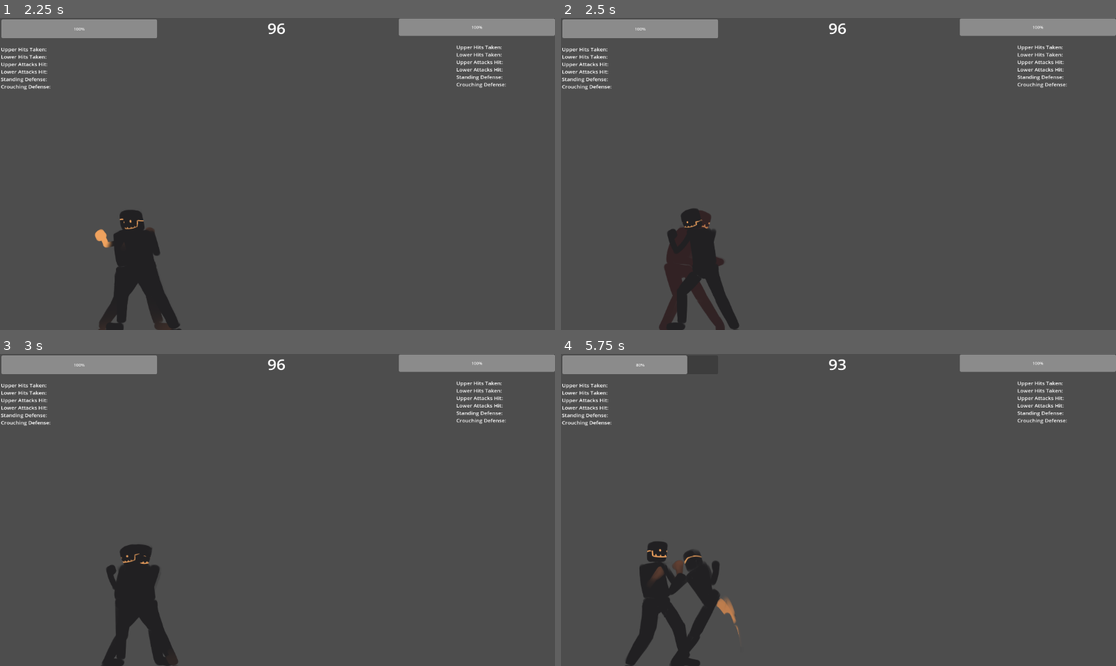
Above: before the commit, frames 1-4 (two rows, left to right).
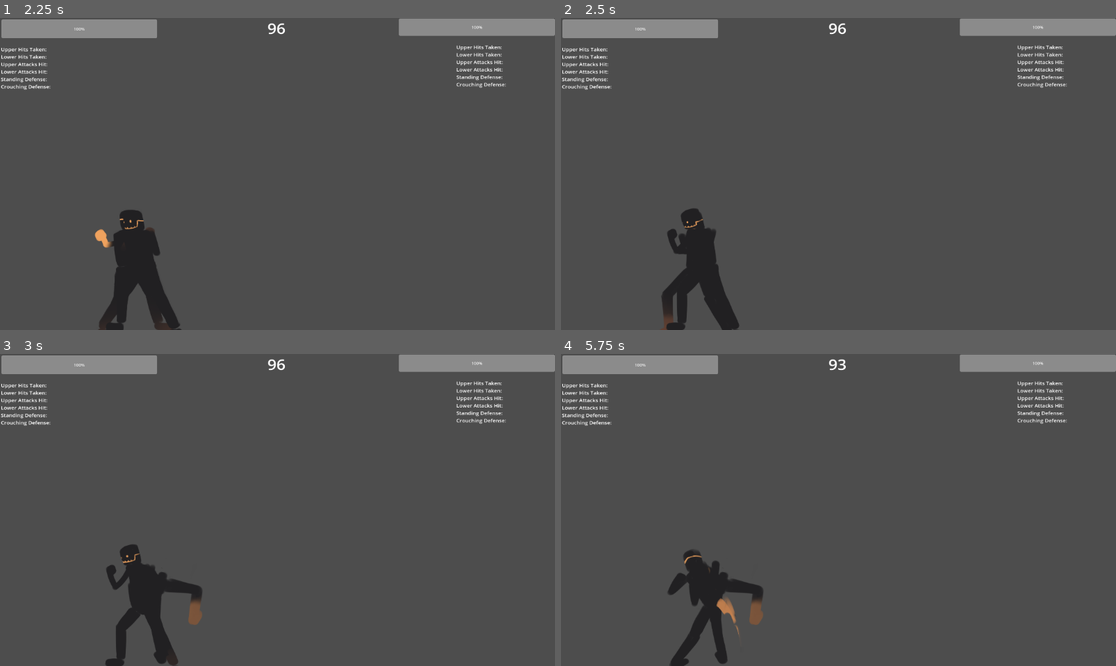
Above: after the commit, the same moments.

Repository: Cristopher-Artacho-WVSU/Neuro-Fighter
Game: Godot game, scene res://Levels/Simulationv2.0.tscn
Two runs of this game, one before a commit and one after it. Both use one fixed random seed, a clock stepped at 60 frames per second and the inputs below.
Inputs (mouse positions are in pixels of both pictures, inside the frame that each line leads up to):
- Up to frame 1 (2.25 s): tap Enter (ui_accept) at 0.5 s; move the mouse to (399, 158) at 0.52 s; hold Right (right_movement) 0.53-2.03 s; tap C (kick) at 0.6 s; tap Up (jump) at 0.77, 1.07, 1.52, 1.55, 1.82, 2.1 s; tap X (punch) at 0.8, 1.35 s; move the mouse to (166, 189) at 1.27 s; move the mouse to (333, 105) at 2.02 s; hold Left (left_movement) from 2.03 s (still down)
- Up to frame 2 (2.5 s): keep holding Left (left_movement); tap C (kick) at 2.3 s
- Up to frame 3 (3 s): move the mouse to (249, 572) at 2.77 s; release Left (left_movement) at 2.78 s; hold Right (right_movement) from 2.78 s (still down); tap Down (crouch) at 2.85 s
- Up to frame 4 (5.75 s): tap Up (jump) at 3.02, 3.32, 3.77, 3.8, 4.07, 4.52, 4.82 s; tap X (punch) at 3.05, 4.35, 5.3 s; move the mouse to (1005, 556) at 3.52 s; tap C (kick) at 3.6, 4.55, 5.1 s; move the mouse to (672, 463) at 4.27 s; release Right (right_movement) at 4.28 s; hold Left (left_movement) 4.28-5.03 s; move the mouse to (866, 510) at 5.02 s; hold Right (right_movement) from 5.03 s (still down)

Frame 1 is identical in both runs. In frame 2, 1.0% of the frame differs, in the area x 17-31%, y 61-100%; in frame 3, 1.3%; in frame 4, 3.2%, in the area x 11-37%, y 0-100%.

Commit message:
fixed player stuck on hurt

Diff:
--- a/Scripts/Controllers/PlayerCharacter1/PlayerCharacter1_Controller.gd
+++ b/Scripts/Controllers/PlayerCharacter1/PlayerCharacter1_Controller.gd
@@ -1,6 +1,6 @@
 extends CharacterBody2D
 
-# Constants
+# CONSTANTS
 var GRAVITY = ProjectSettings.get_setting("physics/2d/default_gravity")
 const DEFENSE_TRIGGER_TIME = 1.0
 const BASE_SPEED: float = 300.0
@@ -11,14 +11,14 @@
 const JUMP_FORCE: float = -1200.0
 const HIT_THRESHOLD = 10.0
 
-# Node references
+# NODE REFERENCES
 @onready var animation = $AnimationPlayer
 @onready var characterSprite = $AnimatedSprite2D
 @onready var enemy = get_parent().get_node("NPCCharacter1") as Node2D
 @onready var hurtboxes = [$Hurtbox_LowerBody, $Hurtbox_UpperBody]
 @onready var hitboxes = [$Hitbox_LeftFoot, $Hitbox_LeftHand, $Hitbox_RightFoot, $Hitbox_RightHand]
 
-# State variables
+# STATE VARIABLES
 var is_jumping := false
 var is_hurt := false
 var is_crouching := false
@@ -26,85 +26,96 @@
 var is_defending := false
 var is_dashing := false
 
-# Timers
+# TIMERS
 var dash_cooldown_timer: float = 0.0
 var current_dash_timer: float = 0.0
 var idle_timer: float = 0.0
 var backward_timer: float = 0.0
 var dash_velocity := Vector2.ZERO
 
-# Precomputed values
+# PRECOMPUTED VALUES
 var enemy_to_right: bool = false
 
 func _ready():
-	# Connect signals once
+	# CONNECT SIGNALS ONCE
 	animation.connect("animation_finished", Callable(self, "_on_animation_finished"))
 	for hurtbox in hurtboxes:
 		hurtbox.connect("area_entered", Callable(self, "_on_hurtbox_area_entered"))
 
 func _physics_process(delta):
-	if is_hurt:
-		return
-
-	# Precompute enemy position once per frame
+	# PRE-COMPUTE ENEMY POSITION ONCE PER FRAME
 	enemy_to_right = enemy.position.x > position.x
 
+	# HANDLE DEFENSE TRIGGERS
 	handle_defense_triggers(delta)
+
+	# HANDLE DASH STATE
 	handle_dash(delta)
+
+	# APPLY GRAVITY
 	apply_gravity(delta)
 
+	# PROCESS MOVEMENT IF NOT IN BLOCKED STATE
 	if !is_attacking && !is_defending && !is_hurt && !is_dashing:
 		handle_movement_input(delta)
 
+	# PROCESS ATTACK INPUT
 	AttackSystem()
+
+	# UPDATE FACING DIRECTION
 	update_facing_direction()
+
+	# APPLY MOVEMENT
 	move_and_slide()
 
 func handle_defense_triggers(delta):
+	# RESET DEFENSE IF IN BLOCKED STATE
 	if is_attacking || is_jumping || is_hurt || is_dashing:
 		idle_timer = 0.0
 		backward_timer = 0.0
 		is_defending = false
 		return
 
-	# Standing still
+	# STANDING STILL - INCREMENT IDLE TIMER
 	if is_zero_approx(velocity.x) && is_on_floor():
 		idle_timer += delta
 		backward_timer = 0.0
 	else:
 		idle_timer = 0.0
-		# Moving backward
+		# MOVING BACKWARD - INCREMENT BACKWARD TIMER
 		if (enemy_to_right && velocity.x < 0) || (!enemy_to_right && velocity.x > 0):
 			backward_timer += delta
 		else:
 			backward_timer = 0.0
 
-	# Trigger defense
+	# TRIGGER DEFENSE IF TIMER REACHES THRESHOLD
 	if idle_timer >= DEFENSE_TRIGGER_TIME || backward_timer >= DEFENSE_TRIGGER_TIME:
 		start_defense()
 
 func handle_dash(delta):
-	# Handle cooldown
+	# HANDLE DASH COOLDOWN
 	if dash_cooldown_timer > 0:
 		dash_cooldown_timer -= delta
 
-	# Handle active dash
+	# HANDLE ACTIVE DASH
 	if is_dashing:
 		current_dash_timer -= delta
 		if current_dash_timer <= 0:
 			end_dash()
 		else:
 			velocity.x = dash_velocity.x
-			# Smooth dash ending
+			# SMOOTH DASH ENDING
 			if current_dash_timer < DASH_DURATION * 0.3:
 				velocity.x = lerp(0.0, dash_velocity.x, current_dash_timer / (DASH_DURATION * 0.3))
 
 func apply_gravity(delta):
+	# APPLY GRAVITY WHEN NOT ON FLOOR
 	if not is_on_floor():
 		velocity.y += GRAVITY * delta
 		if not is_jumping:
 			is_jumping = true
 	elif is_jumping:
+		# RESET JUMP STATE WHEN LANDING
 		is_jumping = false
 		velocity.y = 0
 
@@ -112,21 +123,22 @@
 	var move_right = Input.is_action_pressed("right_movement")
 	var move_left = Input.is_action_pressed("left_movement")
 
-	# Dash input
+	# DASH INPUT HANDLING
 	if (move_left || move_right) && dash_cooldown_timer <= 0 && is_on_floor():
 		start_dash(1 if move_right else -1)
 		return
 
-	# Normal movement
+	# NORMAL MOVEMENT
 	var target_velocity = 0.0
 	if move_right:
 		target_velocity = BASE_SPEED
 	elif move_left:
 		target_velocity = -BASE_SPEED
 
+	# APPLY SMOOTH MOVEMENT
 	velocity.x = lerp(velocity.x, target_velocity, MOVEMENT_SMOOTHING * delta)
 
-	# Animation handling
+	# ANIMATION HANDLING
 	if abs(velocity.x) > HIT_THRESHOLD:
 		if (enemy_to_right && velocity.x > 0) || (!enemy_to_right && velocity.x < 0):
 			animation.play("walk_forward")
@@ -135,76 +147,102 @@
 	else:
 		animation.play("idle")
 
-	# Jumping
+	# JUMPING INPUT
 	if Input.is_action_just_pressed("ui_accept") and is_on_floor():
 		velocity.y = JUMP_FORCE
 		is_jumping = true
 
 func start_dash(direction: int):
+	# INITIATE DASH STATE
 	is_dashing = true
 	current_dash_timer = DASH_DURATION
 	dash_cooldown_timer = DASH_COOLDOWN
 	dash_velocity = Vector2(direction * DASH_SPEED, 0)
 
-	# Animation (uncomment when animations are ready)
+	# DASH ANIMATION (UNCOMMENT WHEN READY)
 	# if (enemy_to_right && direction > 0) || (!enemy_to_right && direction < 0):
 	#     animation.play("dash_forward")
 	# else:
 	#     animation.play("dash_backward")
 
 func end_dash():
+	# CLEAN UP AFTER DASH
 	is_dashing = false
 	velocity.x = 0
 	animation.play("idle")
 
 func start_defense():
+	# ENTER DEFENSE STATE
 	is_defending = true
 	velocity.x = 0
 	animation.play("standing_block")
 
 func AttackSystem():
+	# SKIP IF ALREADY ATTACKING OR DASHING
 	if is_attacking || is_dashing:
 		return
 
+	# HANDLE KICK INPUT
 	if Input.is_action_just_pressed("kick"):
 		execute_attack("light_kick")
+	# HANDLE PUNCH INPUT
 	elif Input.is_action_just_pressed("punch"):
 		execute_attack("light_punch")
 
 func execute_attack(anim_name: String):
+	# INITIATE ATTACK
 	is_attacking = true
 	velocity.x = 0
+
+	# STOP CURRENT ANIMATION IF NOT A LIGHT ATTACK
 	if animation.is_playing() && !animation.current_animation.begins_with("light_"):
 		animation.stop()
+
+	# PLAY ATTACK ANIMATION
 	animation.play(anim_name)
 
 func update_facing_direction():
+	# UPDATE SPRITE FLIPPING BASED ON ENEMY POSITION
 	characterSprite.flip_h = !enemy_to_right
 	var scale_x = 1 if enemy_to_right else -1
 
+	# UPDATE HITBOX SCALING
 	for hitbox in hitboxes:
 		hitbox.scale.x = scale_x
+	# UPDATE HURTBOX SCALING
 	for hurtbox in hurtboxes:
 		hurtbox.scale.x = scale_x
 
 func _on_animation_finished(anim_name):
+	# HANDLE ANIMATION FINISHED EVENTS
 	match anim_name:
 		"light_punch", "light_kick":
+			# EXIT ATTACK STATE
 			is_attacking = false
 		"standing_block":
+			# EXIT DEFENSE STATE
 			is_defending = false
 			animation.play("idle")
 		"light_hurt", "heavy_hurt":
+			# APPLY DAMAGE AND EXIT HURT STATE
 			if get_parent().has_method("apply_damage_to_player1"):
 				get_parent().apply_damage_to_player1(10)
 			is_hurt = false
+			is_attacking = false
 
 func _on_hurtbox_area_entered(area: Area2D):
+	# IGNORE IF DEFENDING OR NOT ENEMY HITBOX
 	if is_defending || !area.is_in_group("Player2_Hitboxes"):
 		return
 
+	# CANCEL ANY CURRENT ATTACK WHEN HIT
+	is_attacking = false
+	is_dashing = false
+
+	# ENTER HURT STATE
 	is_hurt = true
 	animation.play("light_hurt")
 
 func KO():
+	# PLAY KNOCKDOWN ANIMATION
 	animation.play("knocked_down")
